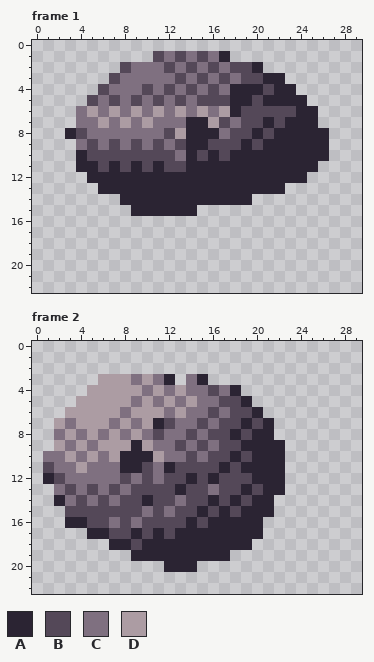
Pixel-art file, stored at Assets/Textures/Backgrounds/ScrollingObjects/Asteroids/asteroid_boulder_2.aseprite. The picture above is the old version.
30x23 pixels, 2 frames. Shown: frame 1, frame 2.
Palette (. is transparent): A #2b2433  B #544858  C #7f7080  D #ac9ca3
The same view after the edit:
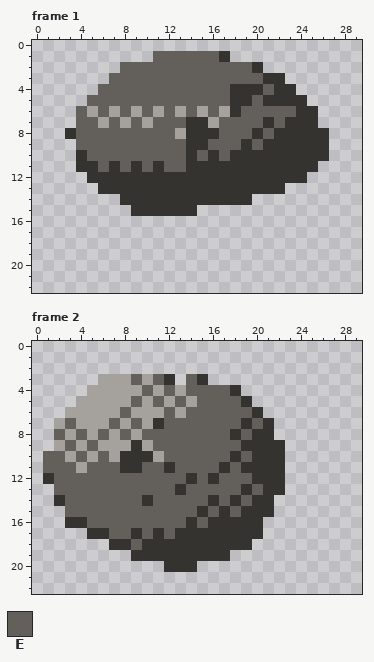
Colours new in this view: E #63605c
The edit:
colour A: #2b2433 -> #343330
colour D: #ac9ca3 -> #a5a29d
Frame 1:
y 1: x 11..16 BCBCBC -> EEEEEE
y 2: x 8..19 BCCCBCBCBCBB -> EEEEEEEEEEEE
y 3: x 7..20 BCCCCCBCBCBCBB -> EEEEEEEEEEEEEE
y 4: x 6..17 BCCCBCBCBCBC -> EEEEEEEEEEEE; x 21 B -> E
y 5: x 5..17 BCBCBCBCBCBBB -> EEEEEEEEEEEEE; x 20 B -> E
y 6: x 4 C -> E; x 6 C -> E; x 8 C -> E; x 10 C -> E; x 12 C -> E; x 14 C -> E; x 16 C -> E; x 19..23 BBBBB -> EEEEE
y 7: x 4..5 CC -> EE; x 7 C -> E; x 9 C -> E; x 11..13 CCC -> EEE; x 17..20 BCBB -> EEEE; x 22 B -> E
y 8: x 4..12 BCCCCCCCB -> EEEEEEEEE; x 17..19 CBB -> EEE; x 21 B -> E
y 9: x 4..13 CBCBCBCBCB -> EEEEEEEEEE; x 16..18 BBB -> EEE; x 20 B -> E
y 10: x 5..13 BBBBBBBBC -> EEEEEEEEE; x 15 B -> E; x 17 B -> E
y 11: x 6 B -> E; x 8 B -> E; x 10 B -> E; x 12..13 BB -> EE
Frame 2:
y 3: x 9 C -> E; x 11 C -> E; x 14 C -> E
y 4: x 10 C -> E; x 12 C -> E; x 14..17 CCBC -> EEEE
y 5: x 9 C -> E; x 11 C -> E; x 13 C -> E; x 15..18 CCBB -> EEEE
y 6: x 8 C -> E; x 12 C -> E; x 14..19 CCBCBB -> EEEEEE
y 7: x 3 C -> E; x 7 C -> E; x 9 C -> E; x 12..18 BCCBCBB -> EEEEEEE; x 20 B -> E
y 8: x 2 C -> E; x 4 C -> E; x 6 C -> E; x 8 C -> E; x 10..17 CBCCBCBB -> EEEEEEEE; x 19 B -> E
y 9: x 3 C -> E; x 5 C -> E; x 11..18 CCBCBCBB -> EEEEEEEE
y 10: x 1..2 CC -> EE; x 4 C -> E; x 6 C -> E; x 12..17 CCBCBB -> EEEEEE; x 19 B -> E
y 11: x 1..3 BCC -> EEE; x 5..7 CCC -> EEE; x 10..11 BC -> EE; x 13..16 BBBB -> EEEE; x 18 B -> E
y 12: x 2..13 BCCCCCBCBCBB -> EEEEEEEEEEEE; x 15 B -> E; x 17..19 BBB -> EEE
y 13: x 2..12 CBCBCBCBBBB -> EEEEEEEEEEE; x 14..18 BBCBB -> EEEEE; x 20 B -> E
y 14: x 3..9 CBCBCBB -> EEEEEEE; x 11..15 BBCBB -> EEEEE; x 17 B -> E; x 19 B -> E
y 15: x 3..14 BBBBBBBCBCBB -> EEEEEEEEEEEE; x 16 B -> E; x 18 B -> E
y 16: x 5..13 BBCBCBBBB -> EEEEEEEEE; x 15 B -> E
y 17: x 7..8 BB -> EE; x 10 B -> E; x 12 B -> E
y 18: x 9 B -> E
